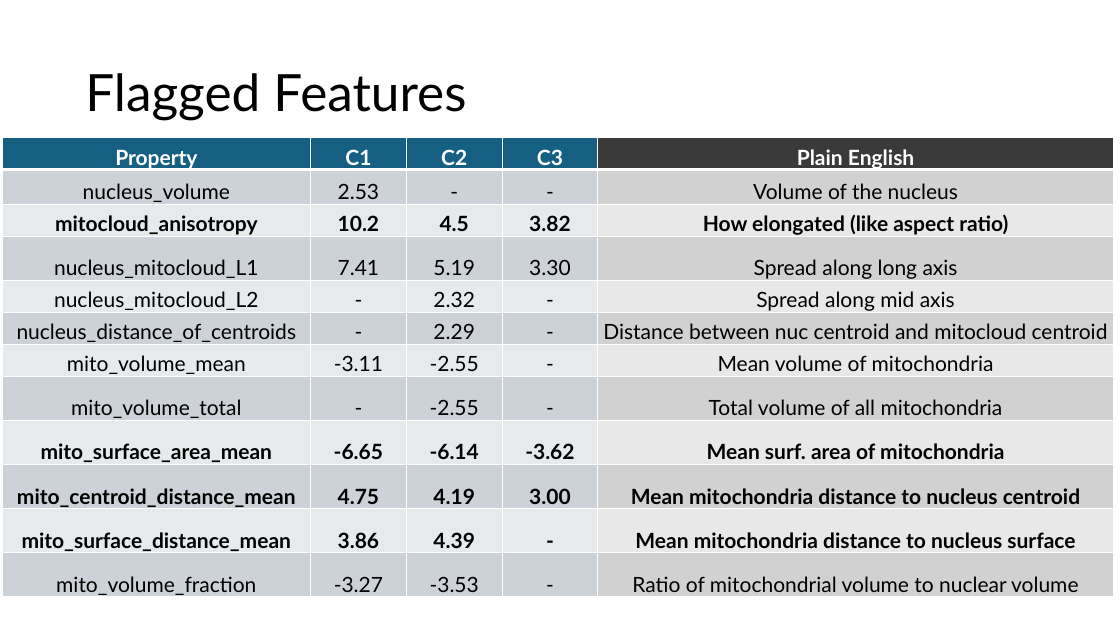
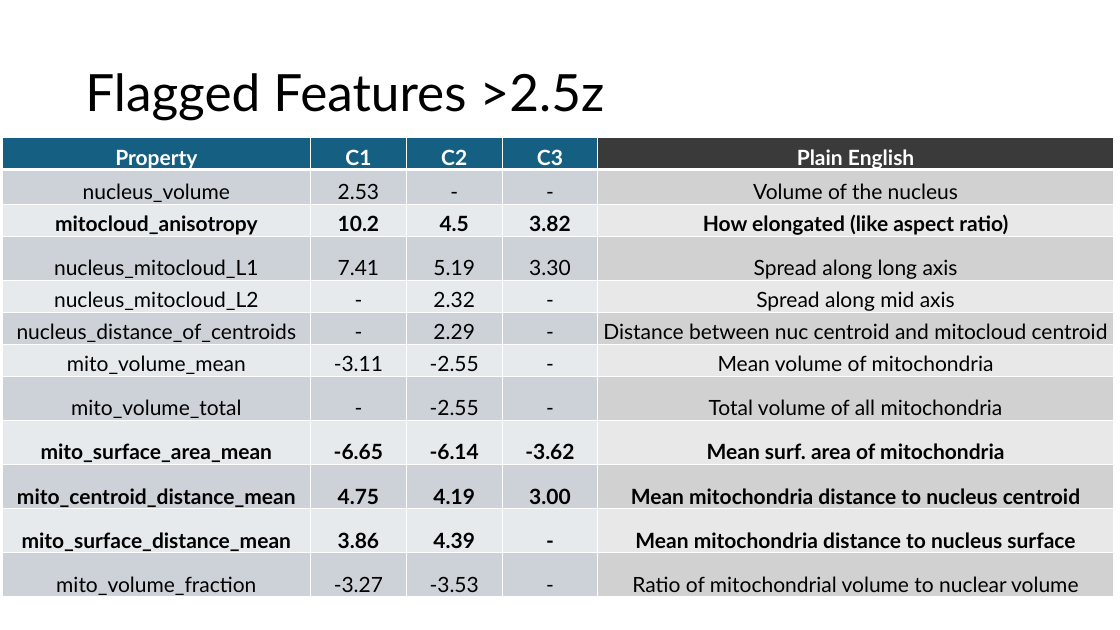
Before and after one commit to britod97/HeLa-Cell-Segmentation, a slide deck: slide 9 of Results Notes/HeLA - 20260908.pptx. Drawn at 1120x630 pixels with LibreOffice and Linux fonts; fonts in the diff are those of the drawing. Boxes give left, top, right and bottom in pixels: in the first picture for what was removed or moved away, otherwise in the second. Text is boxed around its words. In the diff, an @@ line names an element or a change of style, - is before the commit and + after.

```diff
--- a/Results Notes/HeLA - 20260908.pptx
+++ b/Results Notes/HeLA - 20260908.pptx
@@ title at (x1=85, y1=73, x2=605, y2=120): text changed @@
-Flagged Features
+Flagged Features >2.5z
```
